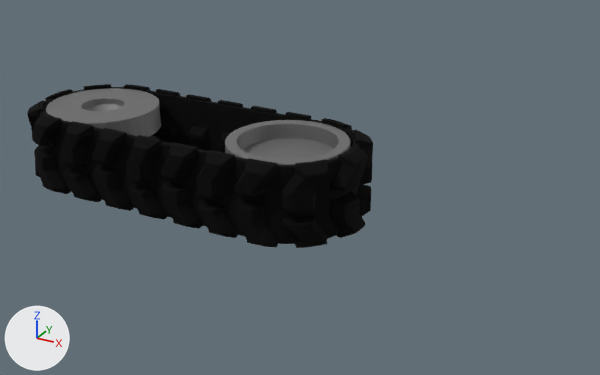
The Blender file designs/tracks/track_preview.blend as it was, and as the next commit left it.
Both versions are drawn from a 50 mm camera at (80.1, -127.4, 58.2) aimed at (9.0, 1.9, -6.5). The axes (+X, +Y, +Z) are drawn at lower left. The lights are the same throughout.

The first picture shows 'Belt', 'DriveWheel', 'Idler', 'Tread'.
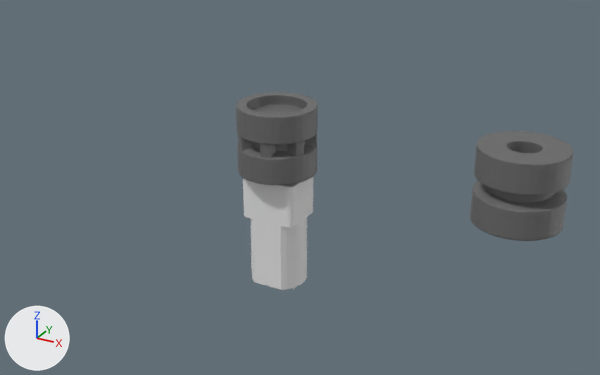
ob_drivewheelsplinecutout is not drawn itself; it is used by a modifier of ob_drivewheel_stl.
ob_idleraxle_001 is not drawn itself; it is used by a modifier of ob_idler_stl.
ob_shaftcutout is not drawn itself; it is used by a modifier of ob_drivewheel_stl.

What changed in the scene script:
```text
Change me_cylinder_006:
    used by ob_drivewheel_stl; location = (0.0, 0.0, 0.0); rotation_euler = (3.142, 0.0, -1.571), in degrees (180, 0, -90)
    remove me_cylinder_006.from_pydata(...)  # 14 vertices, 0 faces, 13 loose edges; spans x 0.0..0.01, y 0.0..11.0, z -7.0..7.01
    add me_cylinder_006.from_pydata(...)  # 11 vertices, 0 faces, 10 loose edges; spans x 0.0..0.01, y 0.0..8.1, z -7.0..7.01
    me_cylinder_006 part 1: the whole mesh is rebuilt
Add me_plane:
    me_plane.from_pydata([(4.0, -1.0, -7.5), (4.0, -1.0, -9.3), (4.0, 1.0, -7.5), (4.0, 1.0, -9.3)], [], [(0, 1, 3, 2)])
Change cu_beziercurve:
    where _sp = cu_beziercurve.splines.new('BEZIER'); _sp.bezier_points.add(5)
    remove _sp.bezier_points.foreach_set('co', [-41.0, -8.0, 0.0, -30.0, 3.0, 0.0, 13.5, 3.0, 0.0, 23.5, -8.0, 0.0, 13.5, -19.0, 0.0, -30.0, -19.0, 0.0])
    remove _sp.bezier_points.foreach_set('handle_left', [-41.0, -14.0, 0.0, -36.0, 3.0, 0.0, 7.905, 3.0, 0.0, 23.5, -2.405, 0.0, 19.09, -19.0, 0.0, -24.0, -19.0, 0.0])
    remove _sp.bezier_points.foreach_set('handle_right', [-41.0, -1.963, 0.0, -24.01, 3.0, 0.0, 19.09, 3.0, 0.0, 23.5, -13.59, 0.0, 7.905, -19.0, 0.0, -36.0, -19.0, 0.0])
    add _sp.bezier_points.foreach_set('co', [-8.85, 8.85, 0.0, 0.0, 17.7, 0.0, 49.3, 17.7, 0.0, 58.15, 8.85, 0.0, 49.3, 0.0, 0.0, 0.0, 0.0, 0.0])
    add _sp.bezier_points.foreach_set('handle_left', [-8.85, 3.508, 0.0, -5.342, 17.7, 0.0, 43.96, 17.7, 0.0, 58.15, 14.19, 0.0, 53.75, 0.0, 0.0, 5.342, 0.0, 0.0])
    add _sp.bezier_points.foreach_set('handle_right', [-8.85, 14.19, 0.0, 5.342, 17.7, 0.0, 53.75, 17.7, 0.0, 58.15, 3.508, 0.0, 43.96, 0.0, 0.0, -5.342, 0.0, 0.0])
Add col_n20:
    col_n20 = bpy.data.collections.new('N20')
    col_n20.objects.link(ob_outputshaft)
    col_n20.objects.link(ob_plane)
    col_n20.objects.link(ob_greabox)
    col_n20.objects.link(ob_motor)
Change ob_drivewheel:
    ob_drivewheel.location: (12.0, -8.0, 0.0) -> (0.0, 8.8, 0.0)
Change ob_idler:
    ob_idler.location: (-30.0, -8.0, 0.0) -> (49.3, 8.8, 0.0)
Change ob_tread:
    ob_tread.location: (3.005, -0.5, 0.0) -> (0.0, 0.0, 0.0)
    add ob_tread.hide_set(True)  # its collection is switched off
Change ob_belt:
    ob_belt.location: (3.005, -0.5, 0.0) -> (0.0, 0.0, 0.0)
    add ob_belt.hide_set(True)  # its collection is switched off
Remove ob_drivewheelsplinecutout:
    ob_drivewheelsplinecutout = bpy.data.objects.new('DriveWheelSplineCutout', me_splinecutout)
Change ob_drivewheel_stl:
    ob_drivewheel_stl.rotation_euler: (3.142, 0.0, -1.571) -> (3.142, 0.0, 0.0)  # degrees (180, 0, -90) -> degrees (180, 0, 0)
    where _m = ob_drivewheel_stl.modifiers.new('Boolean', 'BOOLEAN')
    remove _m.object = ob_drivewheelsplinecutout
Add ob_motor:
    ob_motor = bpy.data.objects.new('Motor', me_cylinder)  # 102 vertices, 144 faces; spans x -6.0..6.0, y -2.5..5.0, z -8.5..7.5; modifiers MIRROR
    ob_motor.location = (0.0, 0.0, -16.51)
    ob_motor.rotation_euler = (-6.283, 0.0, 0.0)  # degrees (-360, 0, 0)
Add ob_greabox:
    ob_greabox = bpy.data.objects.new('Greabox', me_cube_001)  # 40 vertices, 22 faces; spans x -6.0..6.0, y -5.0..5.0, z -4.5..4.5
    ob_greabox.location = (0.0, 0.0, -4.513)
    ob_greabox.rotation_euler = (-6.283, 0.0, 0.0)  # degrees (-360, 0, 0)
Add ob_plane:
    ob_plane = bpy.data.objects.new('Plane', me_plane)  # modifiers MIRROR, SOLIDIFY
    ob_plane.location = (0.0, 0.0, -16.51)
    ob_plane.rotation_euler = (-6.283, 0.0, 0.0)  # degrees (-360, 0, 0)
Add ob_outputshaft:
    ob_outputshaft = bpy.data.objects.new('OutputShaft', me_n20shaft)  # 66 vertices, 96 faces; spans x -1.5..1.5, y -1.5..1.1, z -5.0..5.0
    ob_outputshaft.location = (0.0, 0.0, 4.987)
    ob_outputshaft.rotation_euler = (-6.283, 0.0, 0.0)  # degrees (-360, 0, 0)
Add ob_n20:
    ob_n20 = bpy.data.objects.new('N20', None)
    ob_n20.location = (0.0, 9.0, -8.0)
    ob_n20.instance_type = 'COLLECTION'
    ob_n20.instance_collection = col_n20
```

What differs and where, as boxes [x1, y1, x2, y2] in the pictures (600 x 375 px):
'Tread', hidden: before [27, 84, 373, 248]
'Idler', reshaped, moved: before [46, 88, 161, 139]; after [470, 131, 574, 241]
'Belt', hidden: before [41, 87, 359, 244]
'DriveWheel', reshaped, moved, turned: before [225, 120, 351, 165]; after [236, 92, 318, 185]
'N20', added: after [243, 177, 313, 290]
